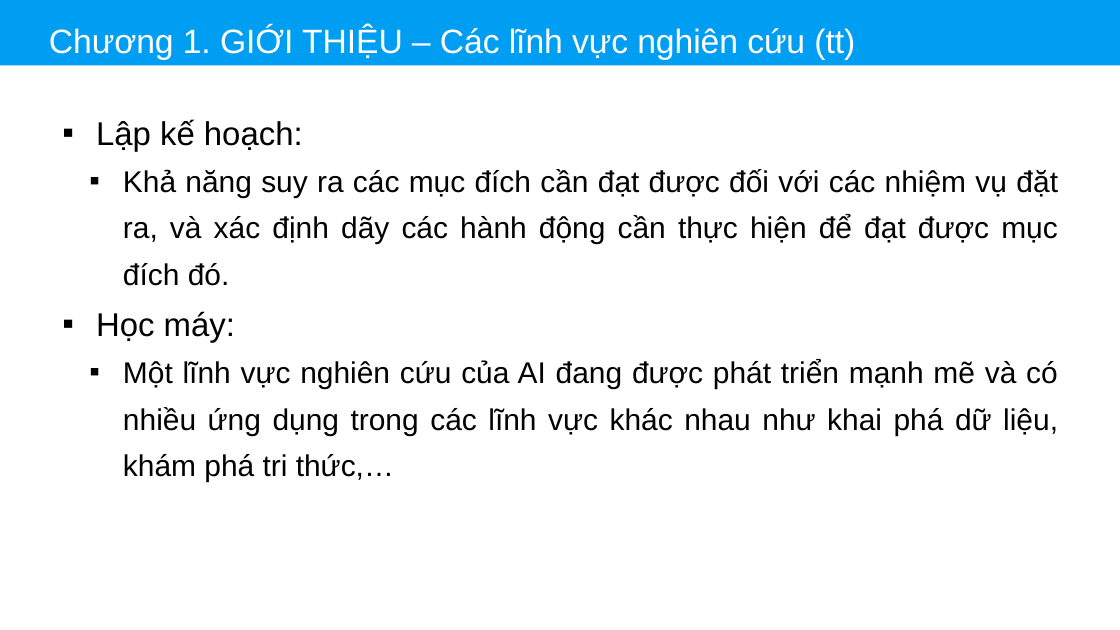
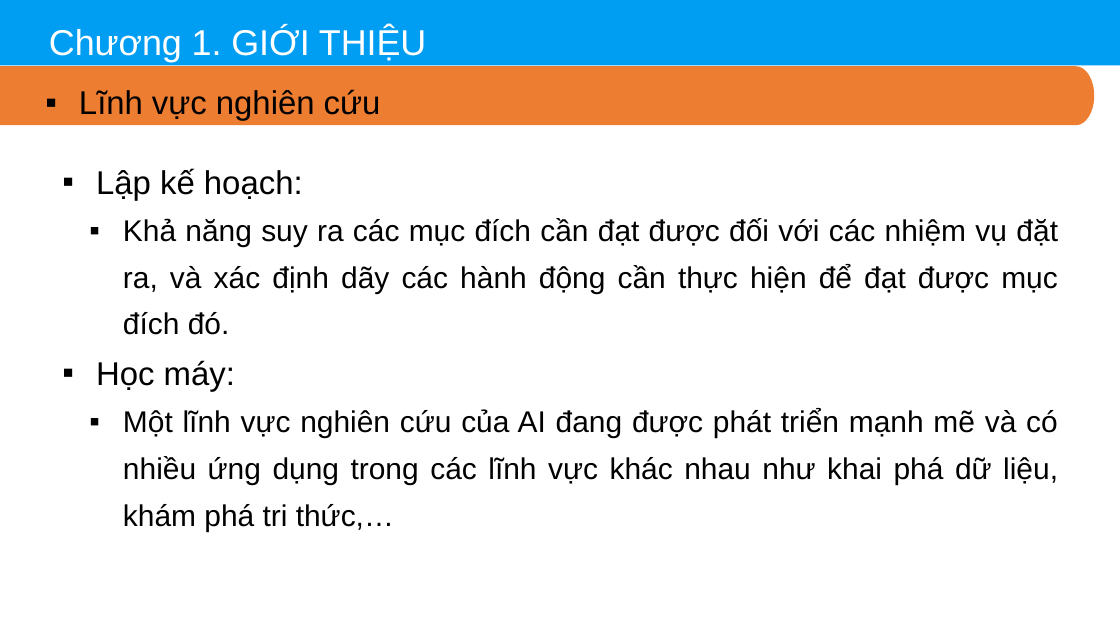
Before and after one commit to thinhdoanvu/AI, a slide deck: slide 14 of Slides/Chuong1_Gioithieu.pptx. Drawn at 1120x630 pixels with LibreOffice and Linux fonts; fonts in the diff are those of the drawing. Boxes give left, top, right and bottom in pixels: in the first picture for what was removed or moved away, otherwise in the second. Text is boxed around its words. In the diff, an @@ line names an element or a change of style, - is before the commit and + after.

```diff
--- a/Slides/Chuong1_Gioithieu.pptx
+++ b/Slides/Chuong1_Gioithieu.pptx
@@ text at (49, 27, 426, 62): text changed; size 45 to 48 pt @@
-Chương 1. GIỚI THIỆU – Các lĩnh vực nghiên cứu (tt)
+Chương 1. GIỚI THIỆU
@@ freeform shape added at (0, 66, 1094, 125), fill #ED7D31 @@
@@ text added at (79, 89, 381, 121), 44 pt, text #000000 @@
+▪ Lĩnh vực nghiên cứu
@@ text "Lập kế hoạch:": place and size @@
-text "Lập kế hoạch:" at (96, 119, 1058, 482)
+text "Lập kế hoạch:" at (96, 168, 1058, 531)
```
Also in this commit, not shown: 14 other slides changed, 4 other files.
